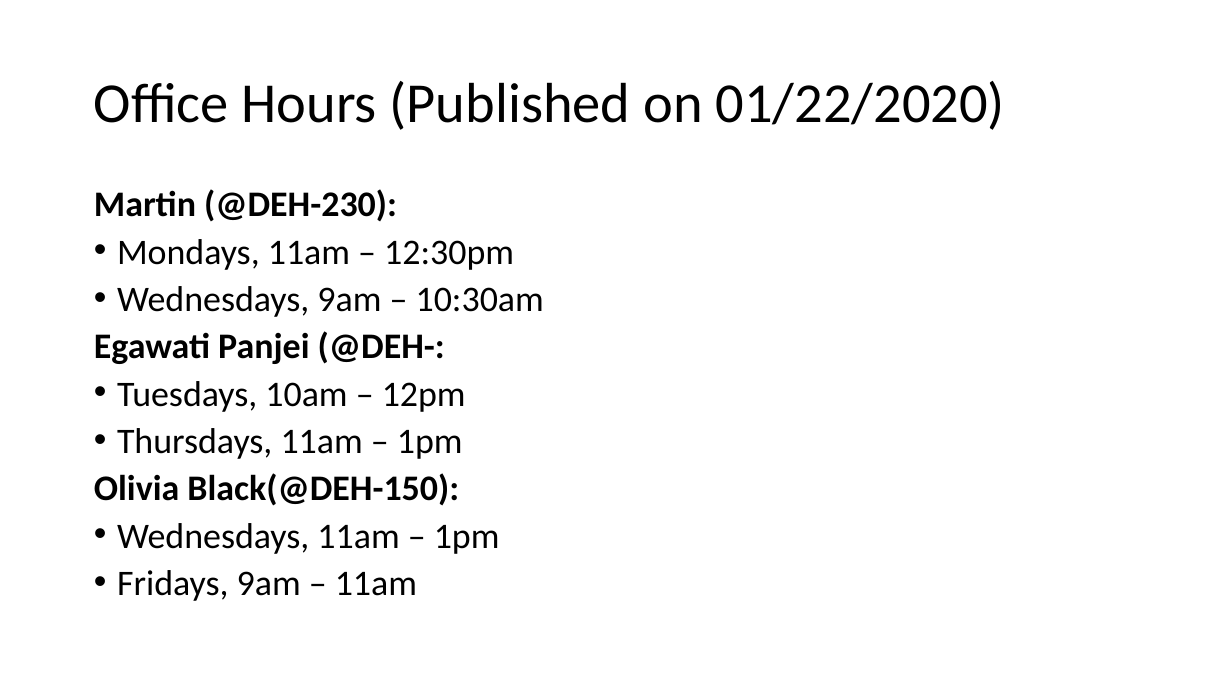
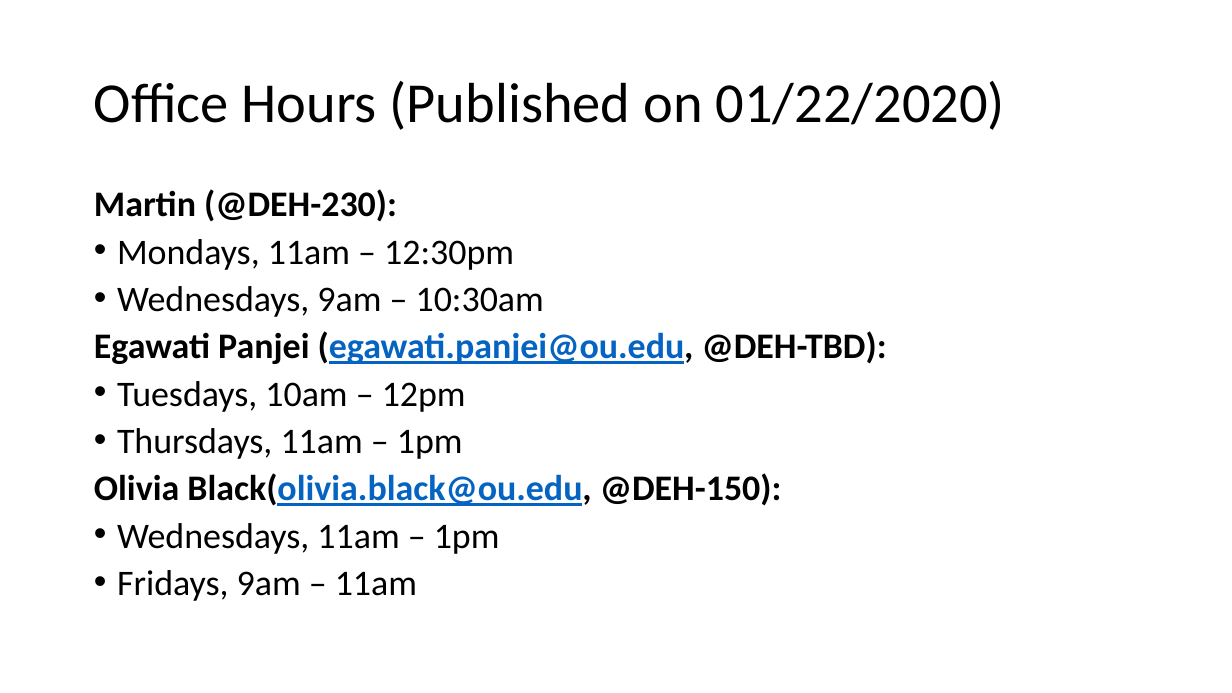
Before and after one commit to kongm/pl-design, a slide deck: slide 2 of announcements.pptx. Drawn at 1232x693 pixels with LibreOffice and Linux fonts; fonts in the diff are those of the drawing. Boxes give left, top, right and bottom in pixels: in the first picture for what was removed or moved away, otherwise in the second. Text is boxed around its words. In the diff, an @@ line names an element or a change of style, - is before the commit and + after.

```diff
--- a/announcements.pptx
+++ b/announcements.pptx
@@ text at (94,331,887,364): text changed @@
-Egawati Panjei (@DEH-:
+Egawati Panjei (egawati.panjei@ou.edu, @DEH-TBD):
@@ text at (94,473,782,506): text changed @@
-Olivia Black(@DEH-150):
+Olivia Black(olivia.black@ou.edu, @DEH-150):
```
Also in this commit, not shown: 1 other file.
